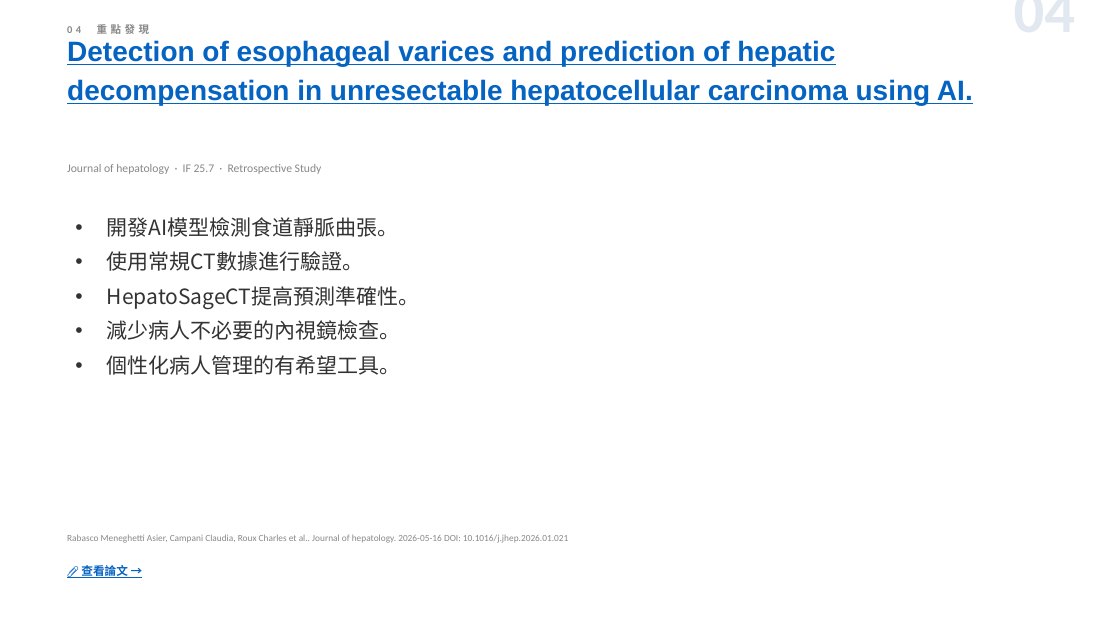
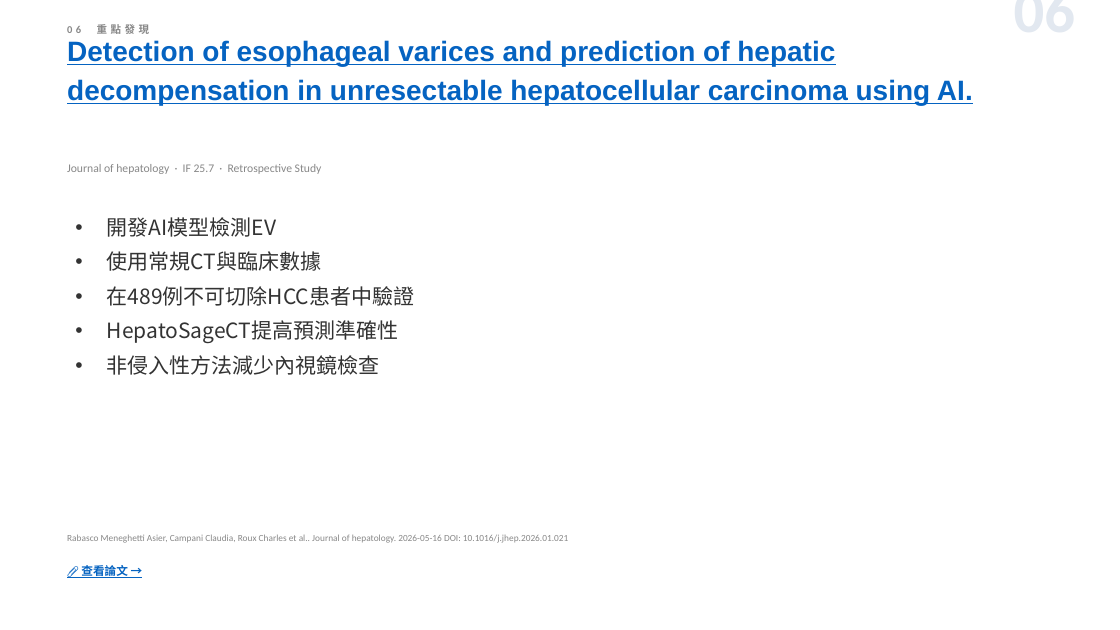
Before and after one commit to jejenhu-maker/hcc-weekly-digest, a slide deck: slide 8 of docs/digest-zh.pptx (slide 6 before the commit). Drawn at 1120x630 pixels with LibreOffice and Linux fonts; fonts in the diff are those of the drawing. Boxes give left, top, right and bottom in pixels: in the first picture for what was removed or moved away, otherwise in the second. Text is boxed around its words. In the diff, an @@ line names an element or a change of style, - is before the commit and + after.

```diff
--- a/docs/digest-zh.pptx
+++ b/docs/digest-zh.pptx
@@ text at (840, 8, 1075, 8): text changed @@
-04
+06
@@ text at (107, 217, 414, 375): text changed @@
-• 開發AI模型檢測食道靜脈曲張。
-• 使用常規CT數據進行驗證。
-• HepatoSageCT提高預測準確性。
-• 減少病人不必要的內視鏡檢查。
-• 個性化病人管理的有希望工具。
+• 開發AI模型檢測EV
+• 使用常規CT與臨床數據
+• 在489例不可切除HCC患者中驗證
+• HepatoSageCT提高預測準確性
+• 非侵入性方法減少內視鏡檢查
```
Also in this commit, not shown: 12 other slides changed, 1 slide added, 1 slide removed, 2 other files.
